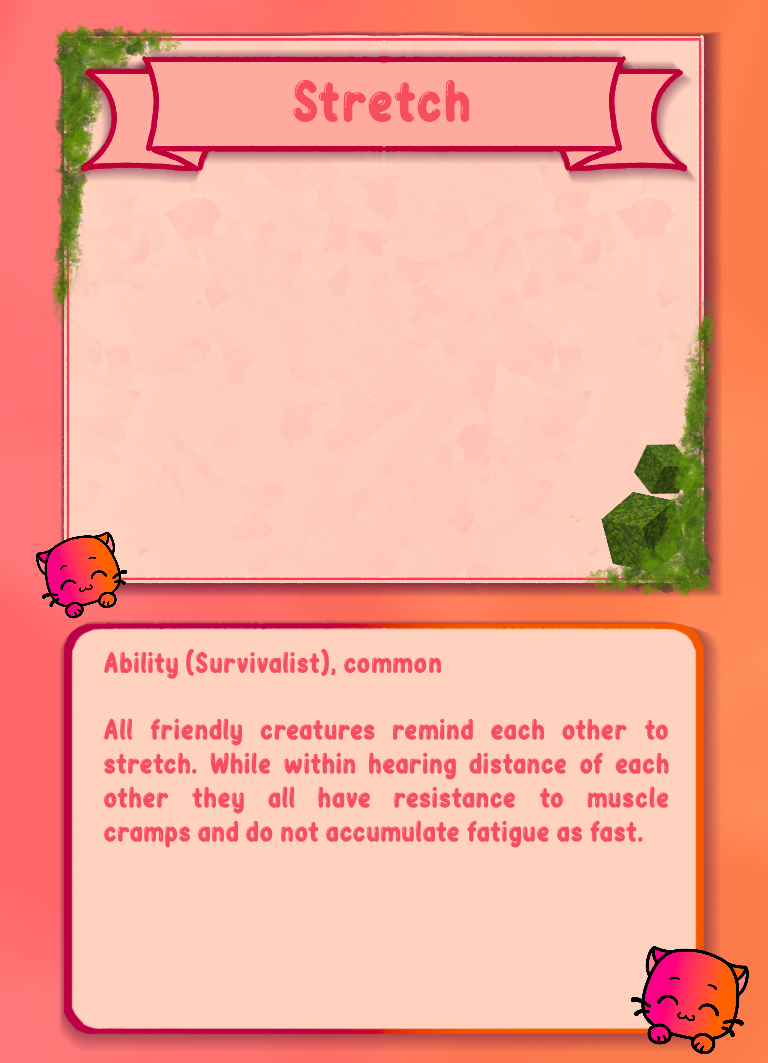
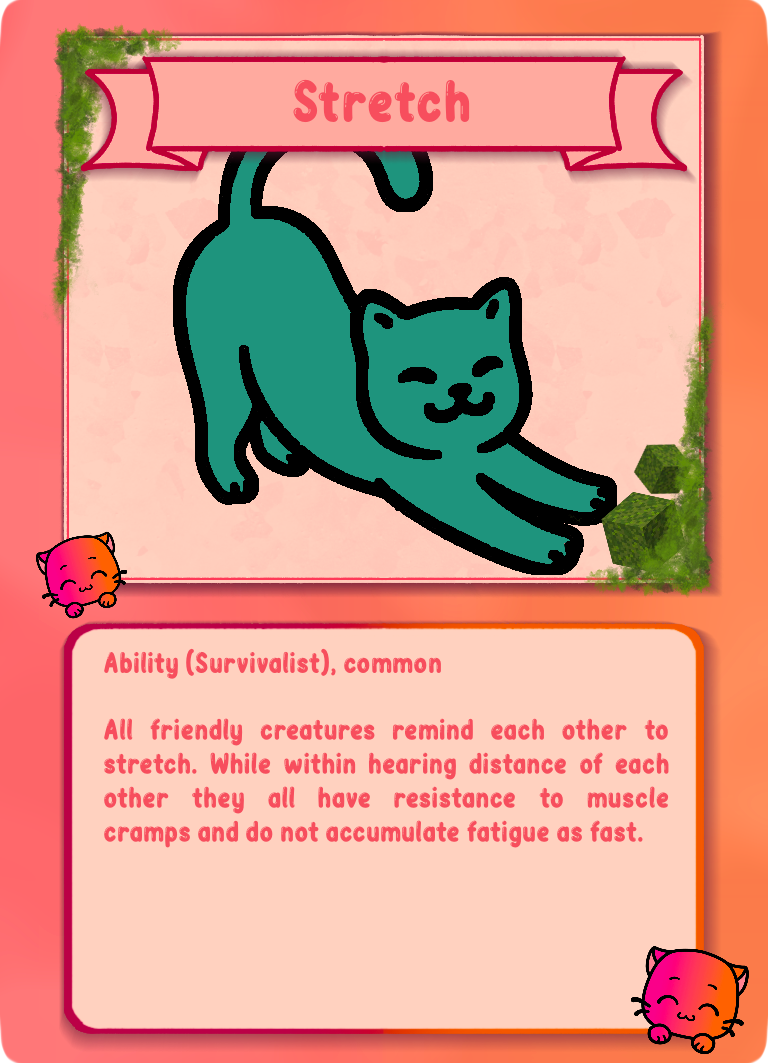
Layered file, before and after one edit (768px x 1063px). Changes by layer:
added layer "stretch.png" above "plainCardTopTextBox.png #1" over (173, 148, 617, 575)
painted on "plainCardBackground.png" over (0, 0, 768, 1063)
